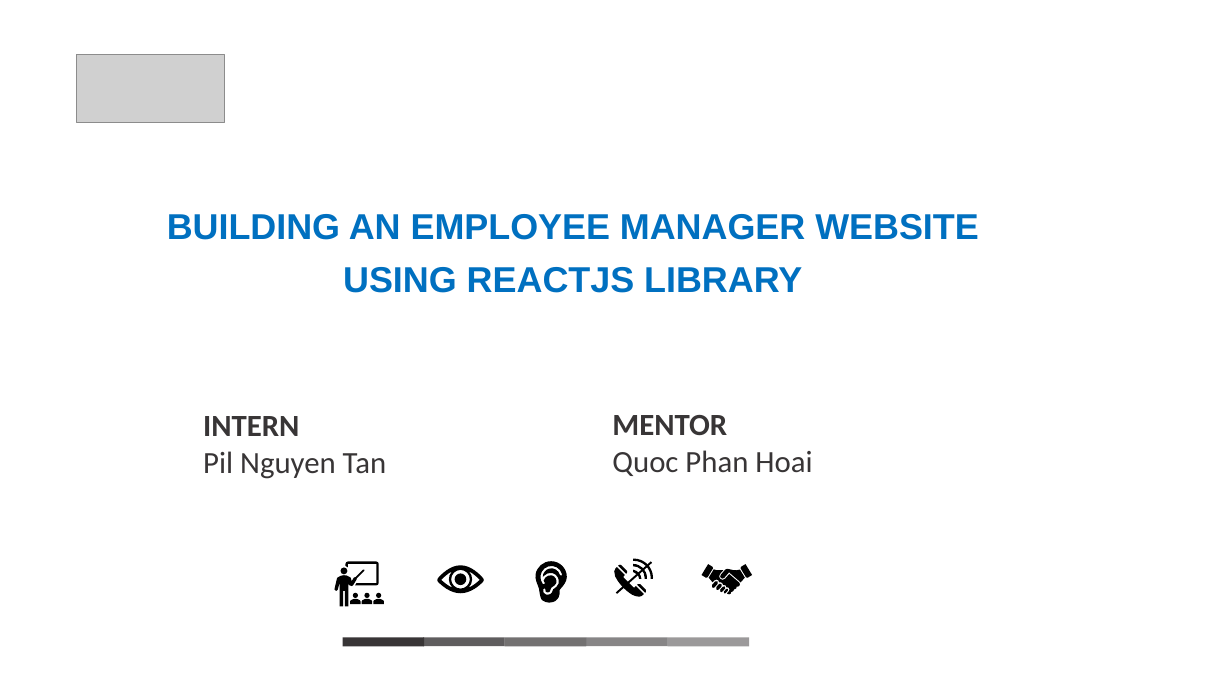
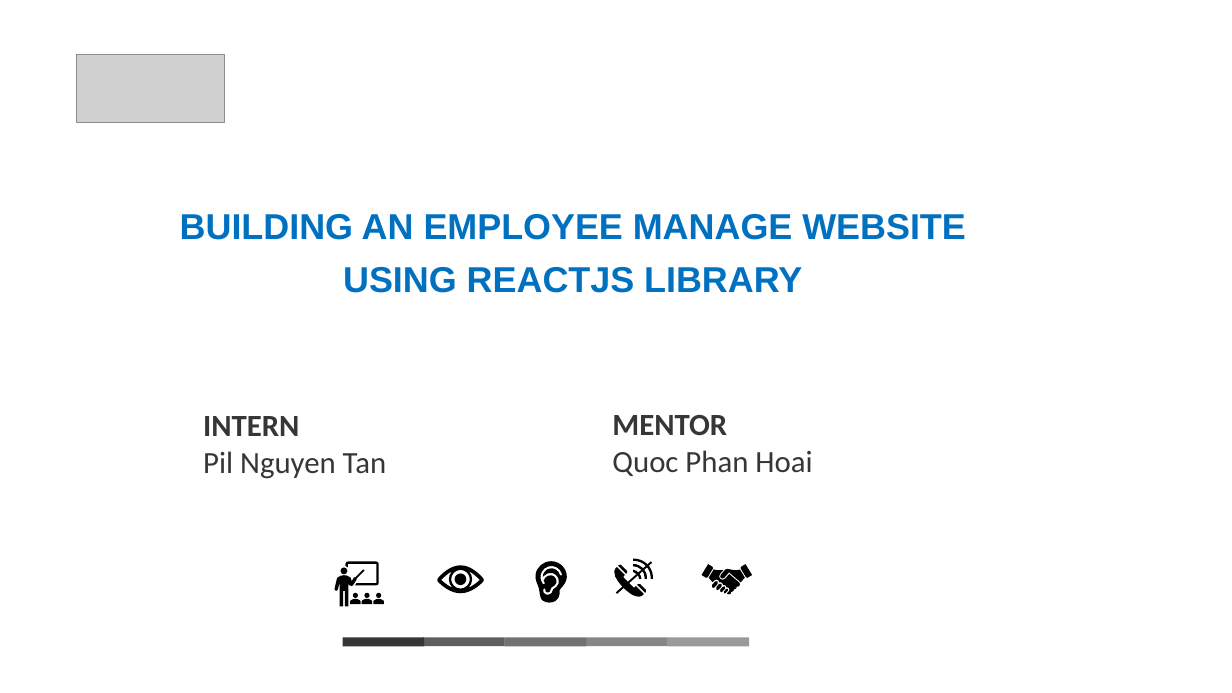
Before and after one commit to NguyenTanPil/employee-management, a slide deck: slide 1 of docs/presontation.pptx. Drawn at 1232x693 pixels with LibreOffice and Linux fonts; fonts in the diff are those of the drawing; grey boxes stand for pictures; background and template pictures are left out. Boxes give left, top, right and bottom in pixels: in the first picture for what was removed or moved away, otherwise in the second. Text is boxed around its words. In the diff, an @@ line names an element or a change of style, - is before the commit and + after.

```diff
--- a/docs/presontation.pptx
+++ b/docs/presontation.pptx
@@ title at [180,214,965,293]: text changed @@
-BUILDING AN EMPLOYEE MANAGER WEBSITE
-USING REACTJS LIBRARY
+BUILDING AN EMPLOYEE MANAGE WEBSITE
+USING REACTJS LIBRARY
```
Also in this commit, not shown: 1 other slide changed, 9 other files.
